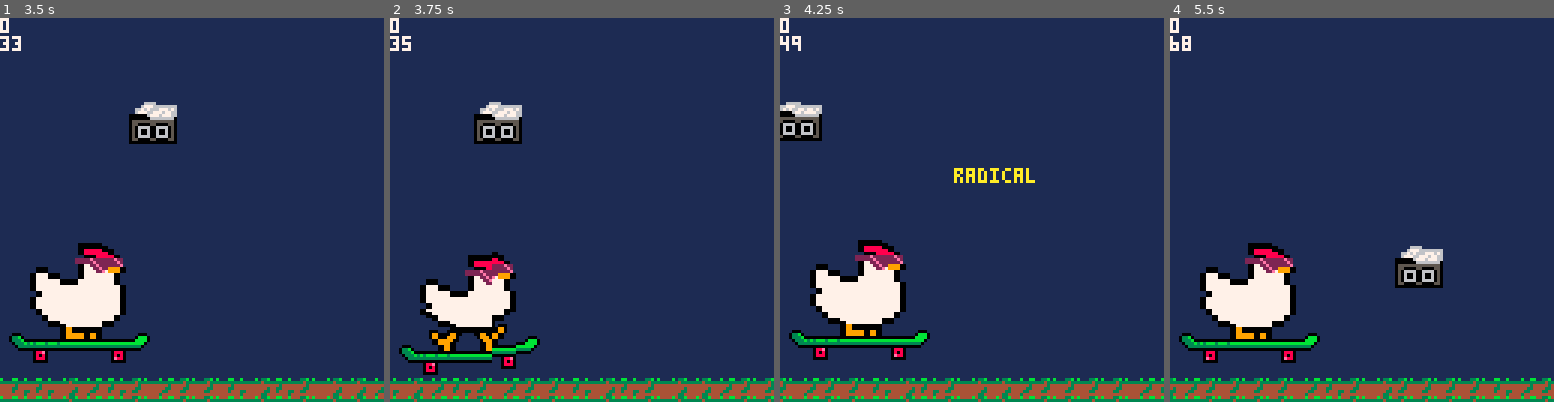
Above: before the commit, frames 1-4 (left to right).
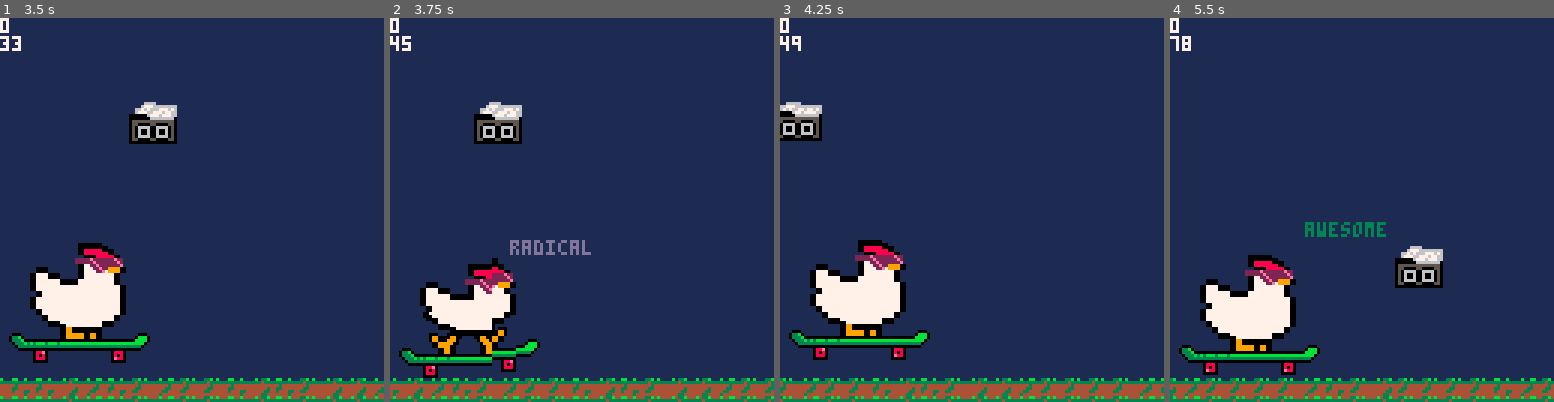
Above: after the commit, the same moments.

Repository: StevenCollins/rad-chicken
Game: PICO-8 cartridge rc.p8
The game is run twice, just before and just after one commit, with the same random seed, the same clock (stepped at 60 frames per second) and the same inputs.
Inputs:
- Up to frame 1 (3.5 s): tap X (X key) at 0.33, 1.07, 1.85, 2.97 s; tap O (Z key) at 0.7, 1.7, 2.1, 2.5, 2.9, 3.3 s; hold Right 1.6-2.1 s; hold Up 2.15-2.42 s; hold Right 2.47-3.03 s; hold Left from 3.08 s (still down)
- Up to frame 2 (3.75 s): release Left at 3.58 s; hold Down from 3.63 s (still down); tap O (Z key) at 3.7 s
- Up to frame 3 (4.25 s): release Down at 3.97 s; hold Right from 4.02 s (still down); tap X (X key) at 4.08 s; tap O (Z key) at 4.1 s
- Up to frame 4 (5.5 s): tap O (Z key) at 4.5, 4.9, 5.3 s; release Right at 4.68 s; hold Up 4.73-5.03 s; hold Left from 5.08 s (still down); tap X (X key) at 5.2 s

Frame 1 is identical in both runs. In frame 2, 3.7% of the frame differs, in the area x 0-53%, y 4-94%; in frame 3, 0.4%; in frame 4, 5.7%, in the area x 0-57%, y 4-93%.

Commit message:
Update rc.p8

Diff:
--- a/rc.p8
+++ b/rc.p8
@@ -133,10 +133,20 @@
 		 { 0, 96, 97, 98, 99, 0},
 		 {20,112,113,114,115,25},
 		 {36, 37, 38, 39, 40,41}},
+	{{ 0, 0, 1, 2, 3, 0},
+		{ 0,16,17,18,19, 0},
+		{ 0,32,33,34,35, 0},
+		{20,48,49,50,51,25},
+		{36,37,38,39,40,41}},
 	 {{ 0, 68, 69, 70, 71, 0},
 		 { 0, 84, 85, 86, 87, 0},
 		 { 0,100,101,102,103, 0},
 		 {20,116,117,118,119,25},
+		 {36, 37, 38, 39, 40,41}},
+	 {{ 0,  0, 65, 66, 67, 0},
+		 { 0, 80, 81, 82, 83, 0},
+		 { 0, 96, 97, 98, 99, 0},
+		 {20,112,113,114,115,25},
 		 {36, 37, 38, 39, 40,41}}}
 c_1_sprites_list={1,1,1,1,2,2,2,2,3,3,3,3,2,2,2,2} -- redbull frame order.
 c_2_sprites={ -- jackson frames.
@@ -184,11 +194,11 @@
 	end
 
 	-- tricks.
-	if (c.y!=g_level and btn(⬆️)) then -- redbull.
+	if (btn(⬆️)) then -- redbull.
 		c.spriteset=c_1_sprites[c_1_sprites_list[(cntr%#c_1_sprites_list)+1]]
 		c.dy+=gravity/2
 		c.trickd=true
-	elseif (c.y!=g_level and btn(⬇️)) then -- jackson.
+	elseif (btn(⬇️)) then -- jackson.
 		c.spriteset=c_2_sprites[c_2_sprites_list[(cntr%#c_2_sprites_list)+1]]
 		c.dy+=gravity*2
 		c.trickd=true
@@ -316,8 +326,8 @@
 -- obstacles
 -- init constants.
 o_sprites={ -- table{obstacle{frame{row{sprite}}}}.
-	{{{8}}},
-	{{{9,10}}},
+	{{{8}},{{26}}},
+	{{{9,10}},{{57,58}}},
 	{{{11},
 	  {27},
 	  {43}},
@@ -334,8 +344,8 @@
 	 {{78,79},
 	  {94,95}}}}
 o_sprites_list={ -- table{obstacle{frame}}.
-	{1},
-	{1},
+	{1,1,1,1,2,2,2,2},
+	{1,1,1,1,2,2,2,2},
 	{1,1,1,1,2,2,2,2,3,3,3,3,2,2,2,2},
 	{1,1,1,1,2,2,2,2,3,3,3,3,2,2,2,2}}
 o_g_obstacles={1,2,3} -- ground obstacles.
@@ -456,8 +466,6 @@
 		dset(0,score)
 	end
 end
--->8
-
 
 
 
@@ -722,7 +730,7 @@
 0010111213000000d0d0d0d0d0d0d0d0d0d0d0d0d0d0d0d0d3d3d3d3d3d3d3d3d0d0c5c6c7c8d0d000000000000000000000000000000000000000000000000000000000000000000000000000000000000000000000000000000000000000000000000000000000000000000000000000000000000000000000000000000000
 0020212123000000d0d0d0d0d0d0d0d0d0d0d0d0d0d0d0d0d3d3d3d3d3d3d3d3d0d0d5d6d6d8d0d000000000000000000000000000000000000000000000000000000000000000000000000000000000000000000000000000000000000000000000000000000000000000000000000000000000000000000000000000000000
 1430313233190000d0d0d0c0c1d0d0d0d0d0d0d0d0d0d0d0d3d3d3d3d3d3d3d3d0d0e5d6d6e8d0d000000000000000000000000000000000000000000000000000000000000000000000000000000000000000000000000000000000000000000000000000000000000000000000000000000000000000000000000000000000
-2425262728290000d0d0c0d1d1c2d0d0d0d0d0c3c4d0d0d0d3d3d3d3d3d3d3d3d0d0f5f6f7f8d0d000000000000000000000000000000000000000000000000000000000000000000000000000000000000000000000000000000000000000000000000000000000000000000000000000000000000000000000000000000000
-0000000000000000d0c0d1d1d1d1c2d0d0d0c3d4d4c4d0d0d3d3d3d3d3d3d3d3d0d0d0d0d0d0d0d000000000000000000000000000000000000000000000000000000000000000000000000000000000000000000000000000000000000000000000000000000000000000000000000000000000000000000000000000000000
-0000000000000000c0d1d1d1d1d1d1c2d0c3d4d4d4d4c4d0d3d3d3d3d3d3d3d3d0d0d0d0d0d0d0d000000000000000000000000000000000000000000000000000000000000000000000000000000000000000000000000000000000000000000000000000000000000000000000000000000000000000000000000000000000
+2425262728290000d0d0c0d2d1c2d0d0d0d0d0c3c4d0d0d0d3d3d3d3d3d3d3d3d0d0f5f6f7f8d0d000000000000000000000000000000000000000000000000000000000000000000000000000000000000000000000000000000000000000000000000000000000000000000000000000000000000000000000000000000000
+0000000000000000d0c0d2d1d1d1c2d0d0d0c3e4d4e3d0d0d3d3d3d3d3d3d3d3d0d0d0d0d0d0d0d000000000000000000000000000000000000000000000000000000000000000000000000000000000000000000000000000000000000000000000000000000000000000000000000000000000000000000000000000000000
+0000000000000000c0d2d1d1d1d1d1c2d0c3e4d4d4d4e3d0d3d3d3d3d3d3d3d3d0d0d0d0d0d0d0d000000000000000000000000000000000000000000000000000000000000000000000000000000000000000000000000000000000000000000000000000000000000000000000000000000000000000000000000000000000
 0000000000000000d0d0d0d0d0d0d0d0d0d0d0d0d0d0d0d0d3d3d3d3d3d3d3d3d0d0d0d0d0d0d0d000000000000000000000000000000000000000000000000000000000000000000000000000000000000000000000000000000000000000000000000000000000000000000000000000000000000000000000000000000000
Not shown, changed: 64 lines of the sprite sheet (__gfx__) section of rc.p8
